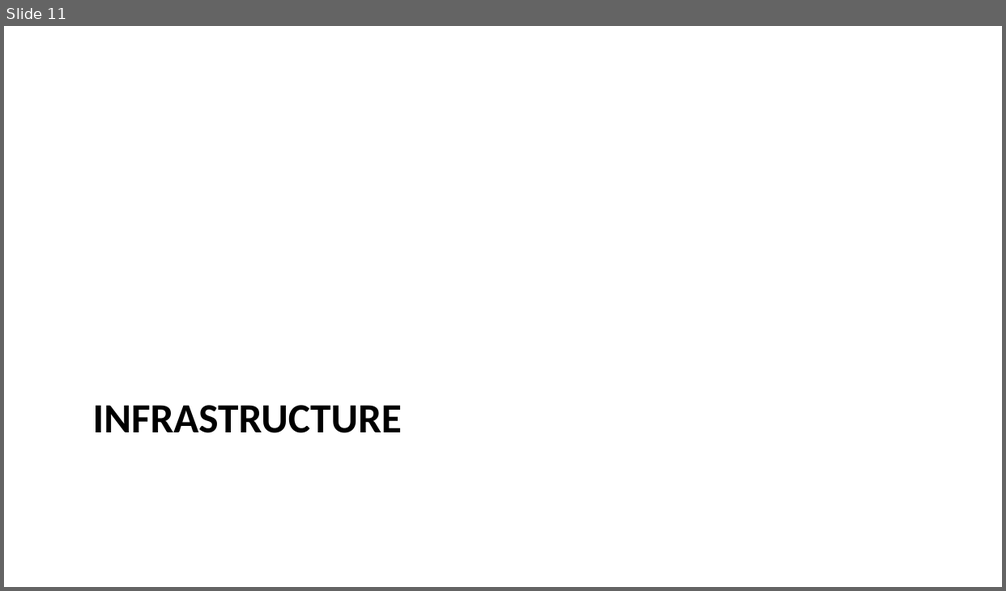
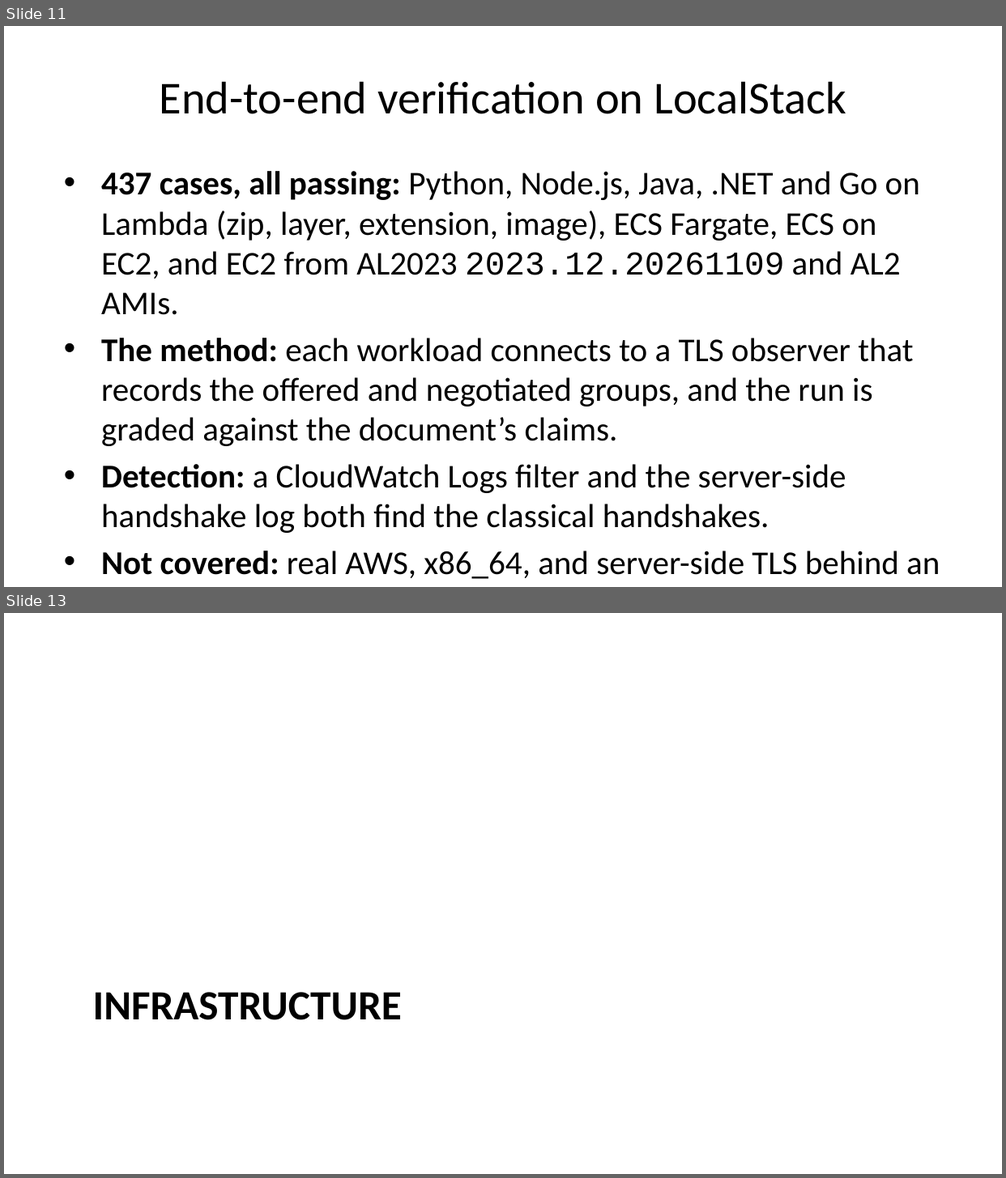
Before and after one commit to moolivkkr/PQC, a slide deck: PQC-Summary.pptx. Shown one above the other, each under a label of ours: slide 11 before the commit, slides 11 and 13 after it; the slides between them are not shown. The pictures are 1006x591 and 1006x1178 pixels, drawn with LibreOffice and Linux fonts; fonts in the diff are those of the drawing. Boxes give left, top, right and bottom in pixels: in the first picture for what was removed or moved away, otherwise in the second. Text is boxed around its words. In the diff, an @@ line names an element or a change of style, - is before the commit and + after.

Commit message:
Docs: end-to-end learnings in overview, runbook, config index, deck and README
- Overview: Python shim tested with verification on (private CA, mTLS), needs
  idna; pq-egress extension as the tested interim path for runtimes without an
  in-process fix (Node 18/20, Python 3.9-3.11 stdlib, Java 8, Go 1.23)
- Runbook shared files: pq-tls layer wrapper and pq-egress extension rows
- Config index: shim package needs pyOpenSSL, cryptography and idna
- Deck (18 slides): corrected language and keystore rows, end-to-end
  verification and corrections slides, open items
- README: end-to-end section, e2e/ layout row, old drafts marked as predating
  the fixes
- Rebuilt HTML, PDF, DOCX and PPTX

```diff
--- a/PQC-Summary.pptx
+++ b/PQC-Summary.pptx
@@ slide 11 added at (x1=4, y1=26, x2=1002, y2=587), background #FFFFFF @@
@@ title added at (x1=160, y1=81, x2=846, y2=114), 33 pt, text #000000 @@
+End-to-end verification on LocalStack
@@ text added at (x1=101, y1=171, x2=940, y2=579), 24 pt, text #000000 @@
+• 437 cases, all passing: Python, Node.js, Java, .NET and Go on Lambda (zip, layer, extension, image), ECS Fargate, ECS on EC2, and EC2 from AL2023 2023.12.20261109 and AL2 AMIs.
+• The method: each workload connects to a TLS observer that records the offered and negotiated groups, and the run is graded against the document’s claims.
+• Detection: a CloudWatch Logs filter and the server-side handshake log both find the classical handshakes.
+• Not covered: real AWS, x86_64, and server-side TLS behind an ALB or NLB.
@@ what was slide 11 is now slide 13 @@
```
Also in this commit, not shown: 4 slides changed, 1 other slide added, 8 other files.
